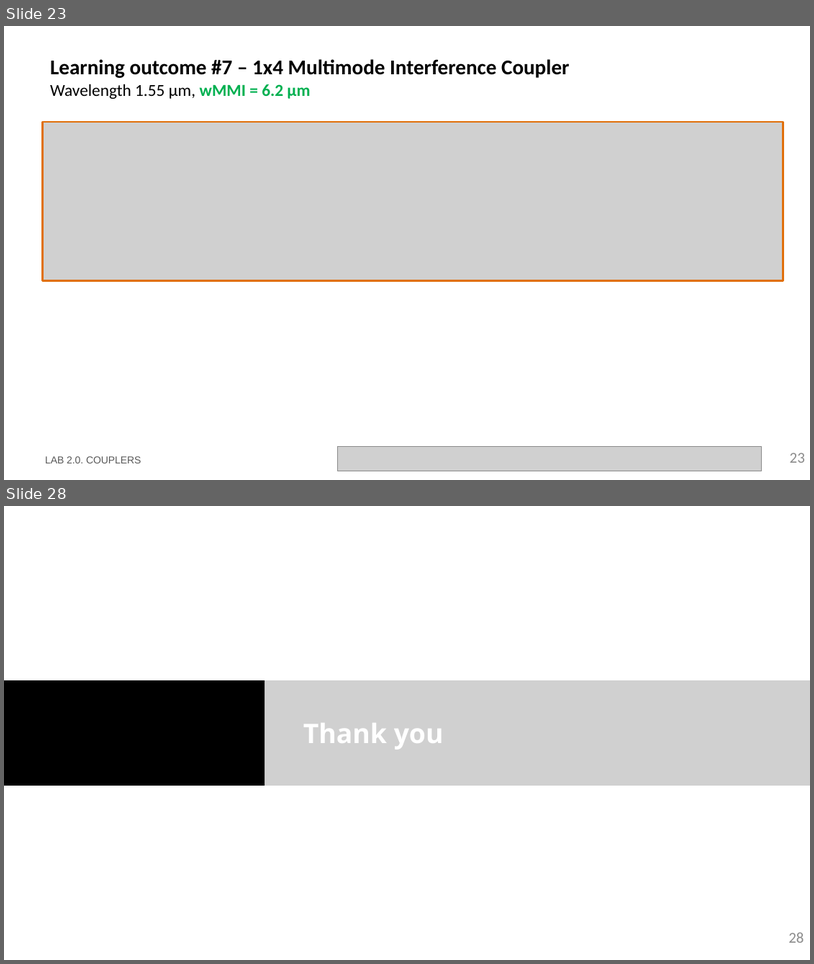
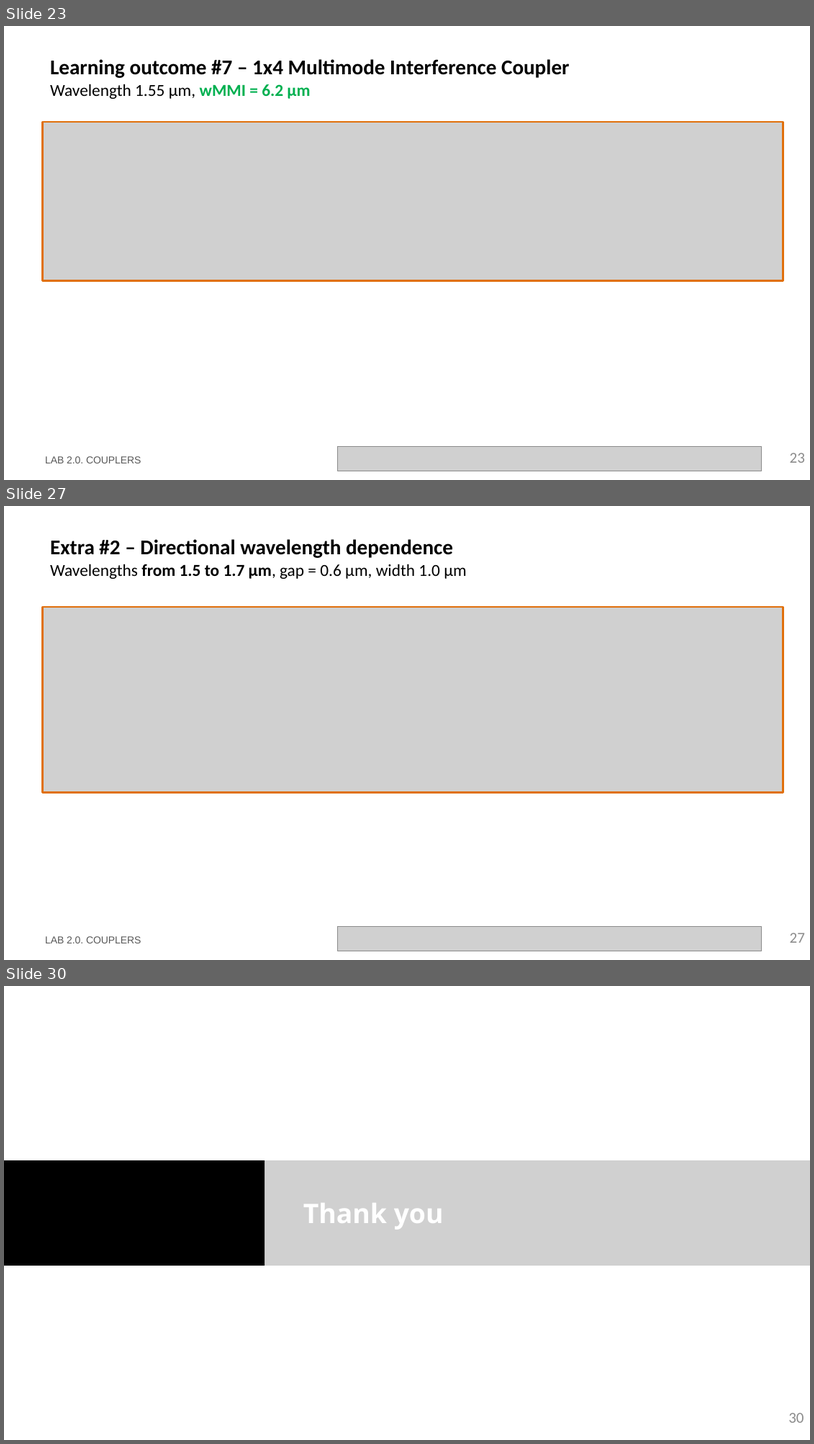
Before and after one commit to ltorjua/cifoin-lab2, a slide deck: LabBook_20.pptx. Shown one above the other, each under a label of ours: slides 23 and 28 before the commit, slides 23, 27 and 30 after it; the slides between them are not shown. The pictures are 814x964 and 814x1444 pixels, drawn with LibreOffice and Linux fonts; fonts in the diff are those of the drawing; grey boxes stand for pictures; background and template pictures are left out. Boxes give left, top, right and bottom in pixels: in the first picture for what was removed or moved away, otherwise in the second. Text is boxed around its words. In the diff, an @@ line names an element or a change of style, - is before the commit and + after.

Commit message:
extra 1 + extra 2 redactado

```diff
--- a/LabBook_20.pptx
+++ b/LabBook_20.pptx
@@ slide 27 added at (x1=4, y1=506, x2=810, y2=960), background #FFFFFF @@
@@ title added at (x1=50, y1=539, x2=466, y2=579), 20 pt, text #000000, bold @@
+Extra #2 – Directional wavelength dependence
+Wavelengths from 1.5 to 1.7 µm, gap = 0.6 µm, width 1.0 µm
@@ picture added at (x1=43, y1=607, x2=784, y2=792) @@
@@ text added at (x1=45, y1=936, x2=141, y2=943), 12 pt, text #585858 @@
+LAB 2.0. COUPLERS
@@ picture added at (x1=338, y1=926, x2=762, y2=951) @@
@@ page number added at (x1=790, y1=932, x2=805, y2=942), 18 pt, text #8C8C8C @@
+27
@@ what was slide 28 is now slide 30 @@
@@ page number at (x1=789, y1=1412, x2=804, y2=1422): text changed @@
-28
+30
```
Also in this commit, not shown: 4 slides changed, 1 other slide added, 1 other file.
